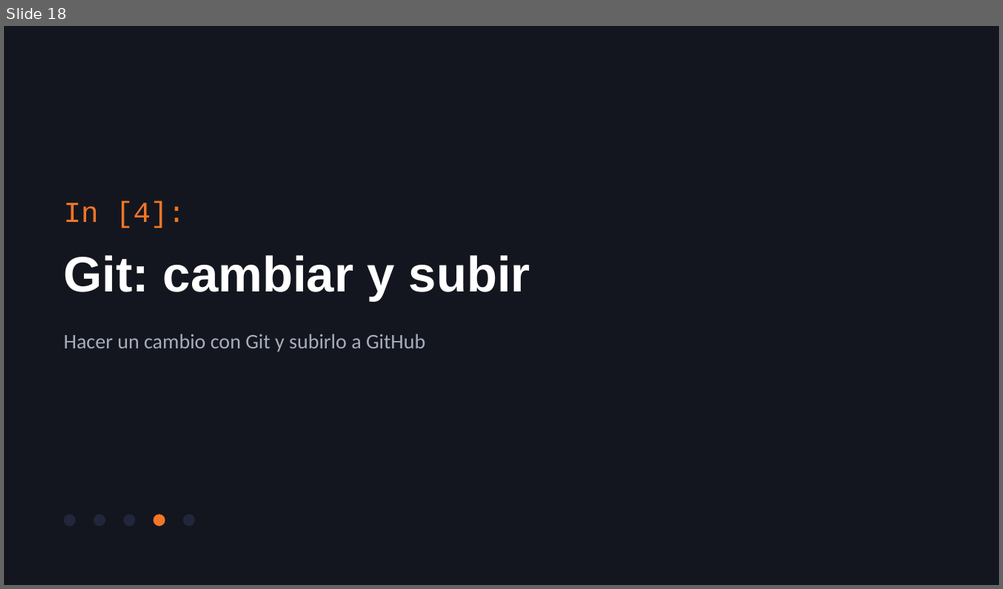
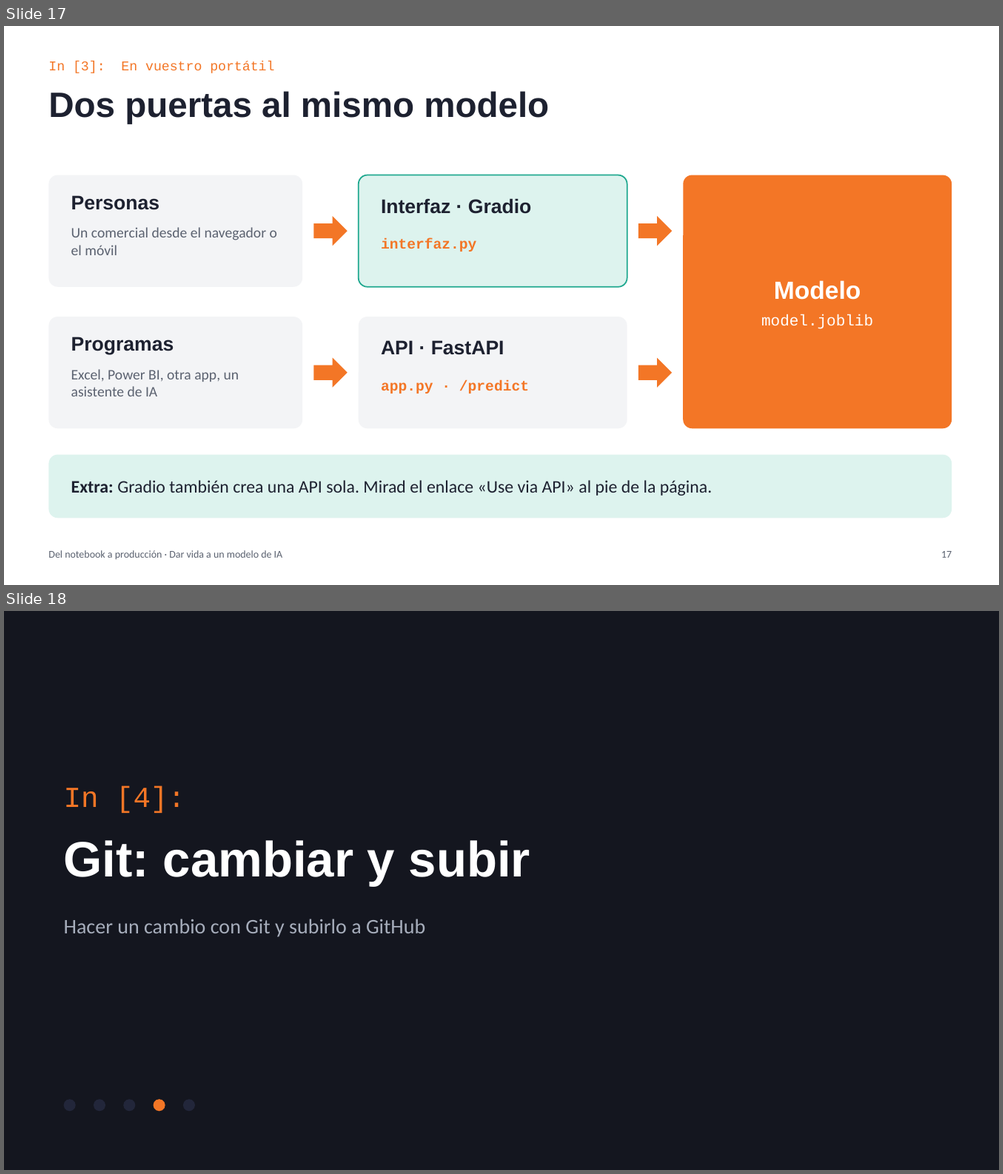
Before and after one commit to juaki0315/demo-icade, a slide deck: charla/Del_notebook_a_produccion.pptx. Shown one above the other, each under a label of ours: slide 18 before the commit, slides 17 and 18 after it. The pictures are 1003x589 and 1003x1174 pixels, drawn with LibreOffice and Linux fonts; fonts in the diff are those of the drawing. Boxes give left, top, right and bottom in pixels: in the first picture for what was removed or moved away, otherwise in the second. Text is boxed around its words. In the diff, an @@ line names an element or a change of style, - is before the commit and + after.

Commit message:
changed to gradio

```diff
--- a/charla/Del_notebook_a_produccion.pptx
+++ b/charla/Del_notebook_a_produccion.pptx
@@ slide 17 added at [4, 26, 999, 585], background #FFFFFF @@
@@ text added at [48, 61, 274, 73], 13 pt, text #F37626 @@
+In [3]: En vuestro portátil
@@ text added at [48, 91, 549, 124], 34 pt, text #1D2130, bold @@
+Dos puertas al mismo modelo
@@ rounded rectangle added at [48, 175, 302, 287], fill #F3F4F6 @@
@@ rounded rectangle added at [358, 175, 627, 287], fill #DDF3EE, outline #1FA88F 1.25 pt @@
@@ rounded rectangle added at [683, 175, 951, 429], fill #F37626 @@
@@ text added at [71, 195, 159, 210], 19 pt, text #1D2130, bold @@
+Personas
@@ text added at [381, 198, 532, 214], 19 pt, text #1D2130, bold @@
+Interfaz · Gradio
@@ right arrow added at [313, 216, 347, 246], fill #F37626 @@
@@ right arrow added at [638, 216, 671, 246], fill #F37626 @@
@@ text added at [71, 227, 277, 255], 14 pt, text #5B6270 @@
+Un comercial desde el navegador o el móvil
@@ text added at [381, 238, 476, 252], 14 pt, text #F37626, bold @@
+interfaz.py
@@ text added at [761, 281, 873, 329], 15 pt, text #FFFFFF @@
+Modelo
+model.joblib
@@ rounded rectangle added at [48, 317, 302, 429], fill #F3F4F6 @@
@@ rounded rectangle added at [358, 317, 627, 429], fill #F3F4F6 @@
@@ text added at [71, 337, 174, 355], 19 pt, text #1D2130, bold @@
+Programas
@@ right arrow added at [313, 358, 347, 388], fill #F37626 @@
@@ text added at [381, 340, 504, 355], 19 pt, text #1D2130, bold @@
+API · FastAPI
@@ right arrow added at [638, 358, 671, 388], fill #F37626 @@
@@ text added at [71, 369, 239, 397], 14 pt, text #5B6270 @@
+Excel, Power BI, otra app, un asistente de IA
@@ text added at [381, 380, 529, 394], 14 pt, text #F37626, bold @@
+app.py · /predict
@@ rounded rectangle added at [48, 455, 951, 518], fill #DDF3EE @@
@@ text added at [71, 480, 712, 496], 17 pt, text #1D2130 @@
+Extra: Gradio también crea una API sola. Mirad el enlace «Use via API» al pie de la página.
@@ text added at [48, 551, 283, 560], 10 pt, text #5B6270 @@
+Del notebook a producción · Dar vida a un modelo de IA
@@ text added at [941, 551, 951, 558], 10 pt, text #5B6270 @@
+17
```
Also in this commit, not shown: 13 slides changed, 1 slide removed, 8 other files.
